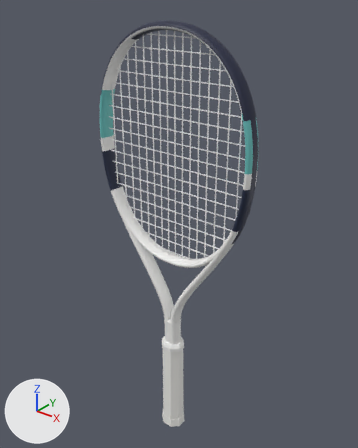
Before and after pictures for a commit that changed the glTF model assets/realistic/babolat-evo-drive-2025--white.glb.
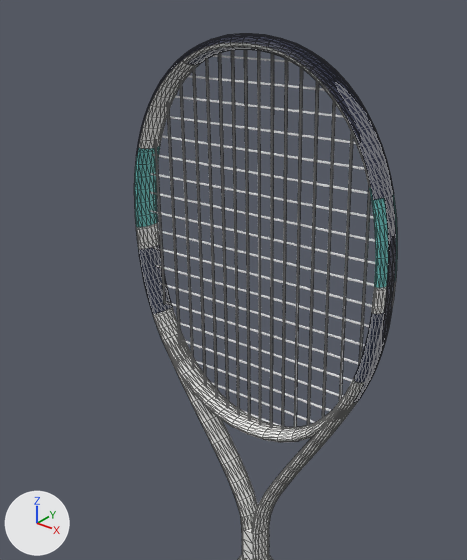
Each version appears first whole from a 50 mm lens placed at (0.428, -0.519, 0.728), pointed at (-0.006, 0.025, 0.391), and next in a close-up on the part from 5% to 84% of the width and 0% to 76% of the height. Every picture has the same lights, and +X, +Y and +Z are marked at lower left. The first two pictures are the older version. The close-ups show mesh edges as thin lines. Where no turn or scale is listed for an object, it has been applied to the vertices. Vertices at exactly the same position are counted once.

Before the edit, the objects in view are built like this:
```python
me_frame = bpy.data.meshes.new('frame')
me_frame.from_pydata(...)  # 1784 vertices, 3508 faces; spans x -0.135..0.135, y -0.013..0.013, z -0.254..0.254
me_frame.materials.append(mat_mat_frame)
me_grommets = bpy.data.meshes.new('grommets')
me_grommets.from_pydata(...)  # 130 vertices, 192 faces; spans x -0.135..0.135, y -0.006..0.006, z -0.087..0.087
me_grommets.materials.append(mat_mat_grommets)  # dark blue #1f2540
me_strings_mains = bpy.data.meshes.new('strings_mains')
me_strings_mains.from_pydata(...)  # 128 vertices, 128 faces; spans x -0.112..0.112, y -0.001..0.001, z -0.163..0.163
me_strings_mains.materials.append(mat_mat_strings_mains)  # white #f2f2f2
ob_frame = bpy.data.objects.new('frame', me_frame)
ob_frame.location = (0.0, 0.0, 0.432)
ob_grommets = bpy.data.objects.new('grommets', me_grommets)
ob_grommets.location = (0.0, 0.0, 0.494)
ob_strings_mains = bpy.data.objects.new('strings_mains', me_strings_mains)
ob_strings_mains.location = (0.0, 0.0, 0.511)
# also in view: 'bumper' at (0.0, 0.0, 0.633); 'strings_crosses' at (0.0, 0.0, 0.511)
```
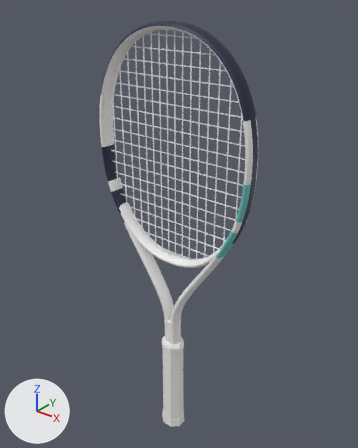
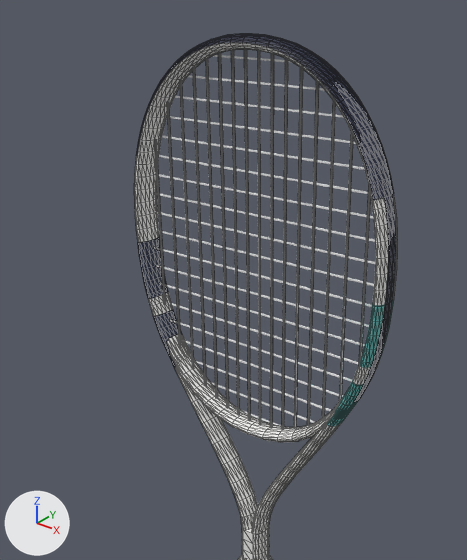
Boxes (x1, y1, x2, y2) around the edits, measured in the close-ups (467 x 560 px; the box of a moved part takes in the faces that stretch with it):
part 1 of me_frame, moved or reshaped
    before: (352, 177, 397, 386)
    after: (318, 285, 395, 437)
part 2 of me_frame, moved or reshaped
    before: (135, 137, 173, 318)
    after: (136, 225, 184, 382)
part 3 of me_frame, deleted
    before: (182, 55, 206, 66)
part 4 of me_frame, recoloured
    both: (134, 45, 397, 422)

The change, as a list of edits to the scene's bpy script:
```text
Change me_frame:
    used by ob_frame; location = (0.0, 0.0, 0.432)
    remove me_frame.from_pydata(...)  # 1784 vertices, 3508 faces; spans x -0.135..0.135, y -0.013..0.013, z -0.254..0.254
    add me_frame.from_pydata(...)  # 1752 vertices, 3444 faces; spans x -0.135..0.135, y -0.013..0.013, z -0.254..0.254
    me_frame part 1: 21 vertices moved from x 0.11..0.124, y -0.012..0.012, z -0.002..0.069 to x 0.109..0.124, y -0.012..0.012, z -0.004..0.069; 46 vertices removed from x 0.115..0.135, y -0.013..0.013, z 0.062..0.159; 46 vertices added at x 0.085..0.134, y -0.013..0.013, z -0.052..0.069
    me_frame part 2: 16 vertices moved from x -0.12..-0.11, y -0.012..0.012, z -0.002..0.002 to x -0.12..-0.109, y -0.012..0.012, z -0.004..0.0; 48 vertices removed from x -0.135..-0.115, y -0.013..0.013, z 0.062..0.159; 48 vertices added at x -0.134..-0.085, y -0.013..0.013, z -0.052..0.069
    me_frame part 3: 16 vertices removed from x -0.065..-0.06, y -0.012..0.012, z 0.228..0.238
    me_frame part 4: 861 kept faces spanning x -0.135..0.135, y -0.013..0.013, z -0.046..0.246 get new vertex colours
    other edits to the shape of me_frame do not show in these pictures
```
